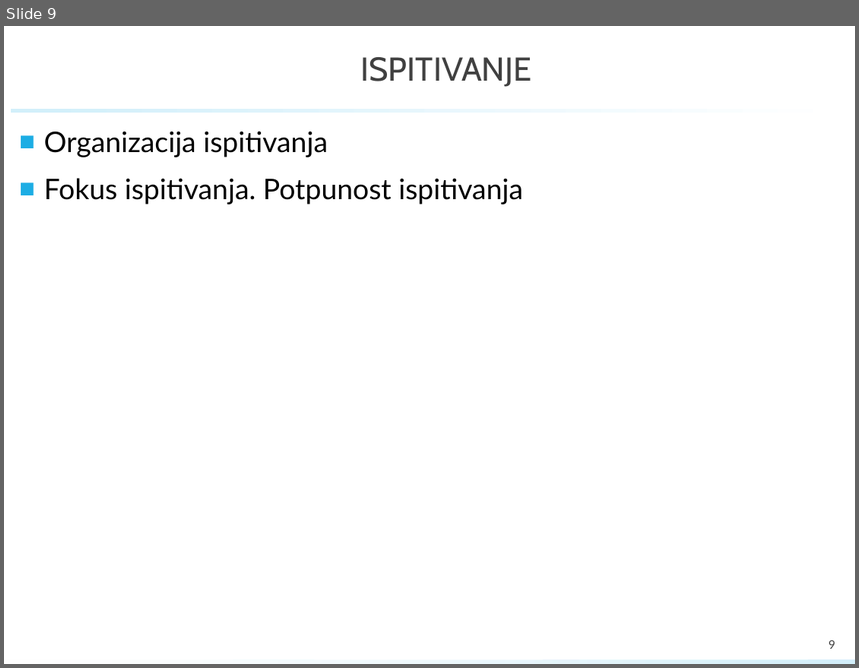
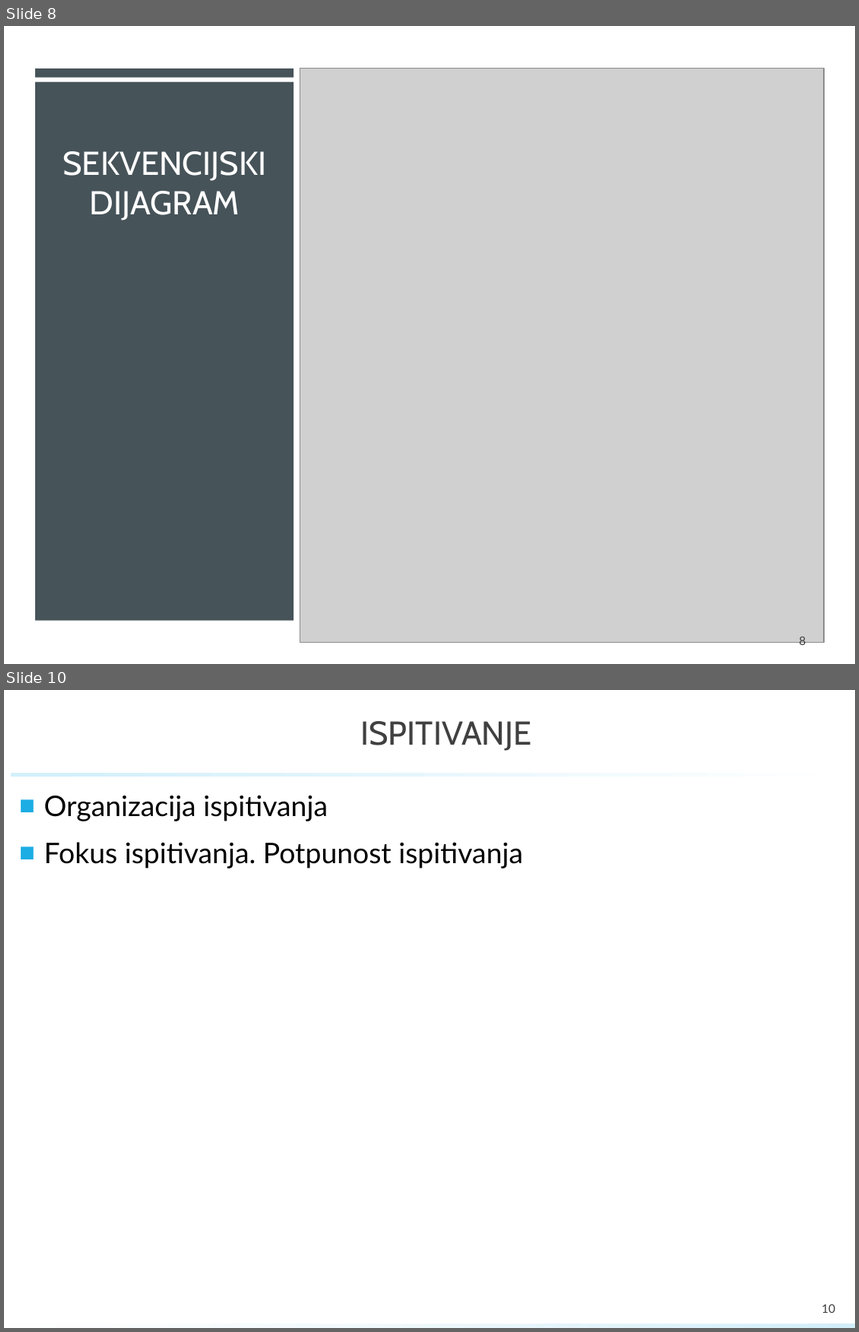
Before and after one commit to GolubIvan/Programsko-inzenjerstvo, a slide deck: PROINZ_TGxx.x_naziv_app.pptx. Shown one above the other, each under a label of ours: slide 9 before the commit, slides 8 and 10 after it; the slides between them are not shown. The pictures are 859x668 and 859x1332 pixels, drawn with LibreOffice and Linux fonts; fonts in the diff are those of the drawing; grey boxes stand for pictures; background and template pictures are left out. Boxes give left, top, right and bottom in pixels: in the first picture for what was removed or moved away, otherwise in the second. Text is boxed around its words. In the diff, an @@ line names an element or a change of style, - is before the commit and + after.

```diff
--- a/PROINZ_TGxx.x_naziv_app.pptx
+++ b/PROINZ_TGxx.x_naziv_app.pptx
@@ slide 8 added at [4, 26, 855, 664], background #335B74 @@
@@ rectangle added at [4, 26, 855, 664], fill #FFFFFF @@
@@ rectangle added at [35, 69, 294, 77], fill #465359 @@
@@ rectangle added at [300, 69, 559, 77], fill #1CADE4 @@
@@ picture added at [300, 69, 824, 643] @@
@@ rectangle added at [566, 69, 825, 78], fill #969FA7 @@
@@ rectangle added at [35, 82, 294, 621], fill #465359 @@
@@ title added at [63, 151, 267, 221], 28 pt, text #FFFFFF @@
+SEKVENCIJSKI DIJAGRAM
@@ page number added at [799, 637, 806, 648], 10 pt, text #404040 @@
+8
@@ rectangle added at [4, 660, 855, 664], fill gradient #000000 to #D2EFFA @@
@@ what was slide 9 is now slide 10 @@
@@ page number at [822, 1304, 835, 1313]: text changed @@
-9
+10
```
Also in this commit, not shown: 6 slides changed, 5 other slides added, 4 slides removed.
